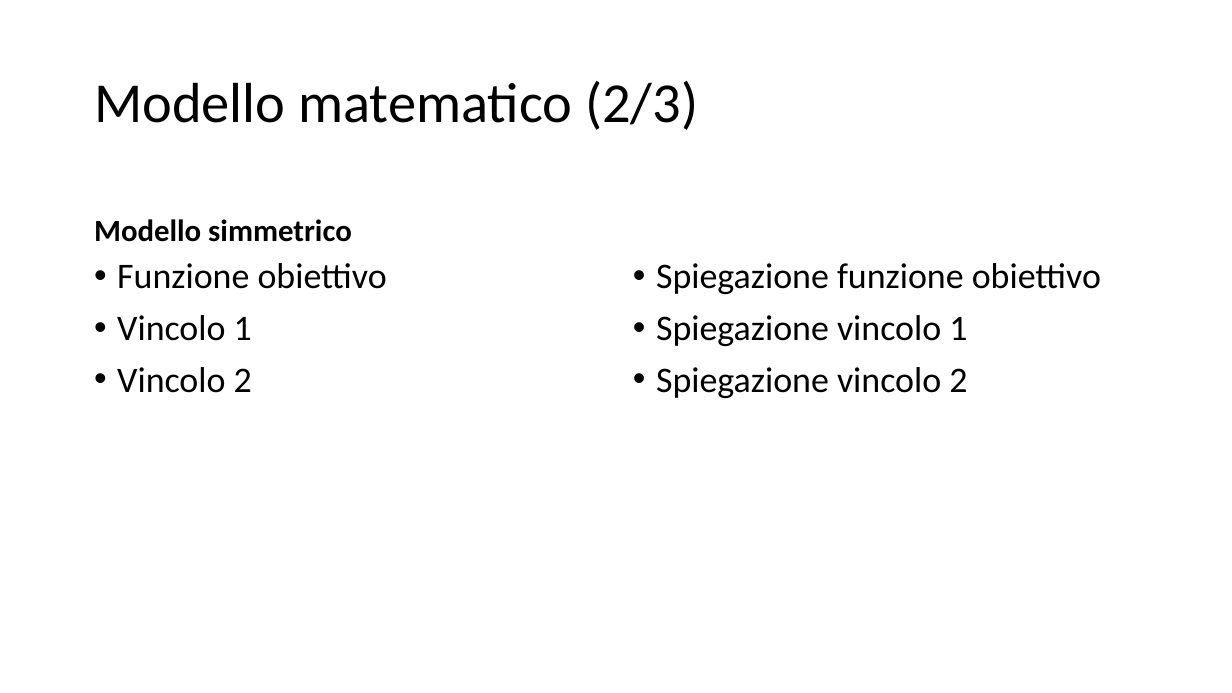
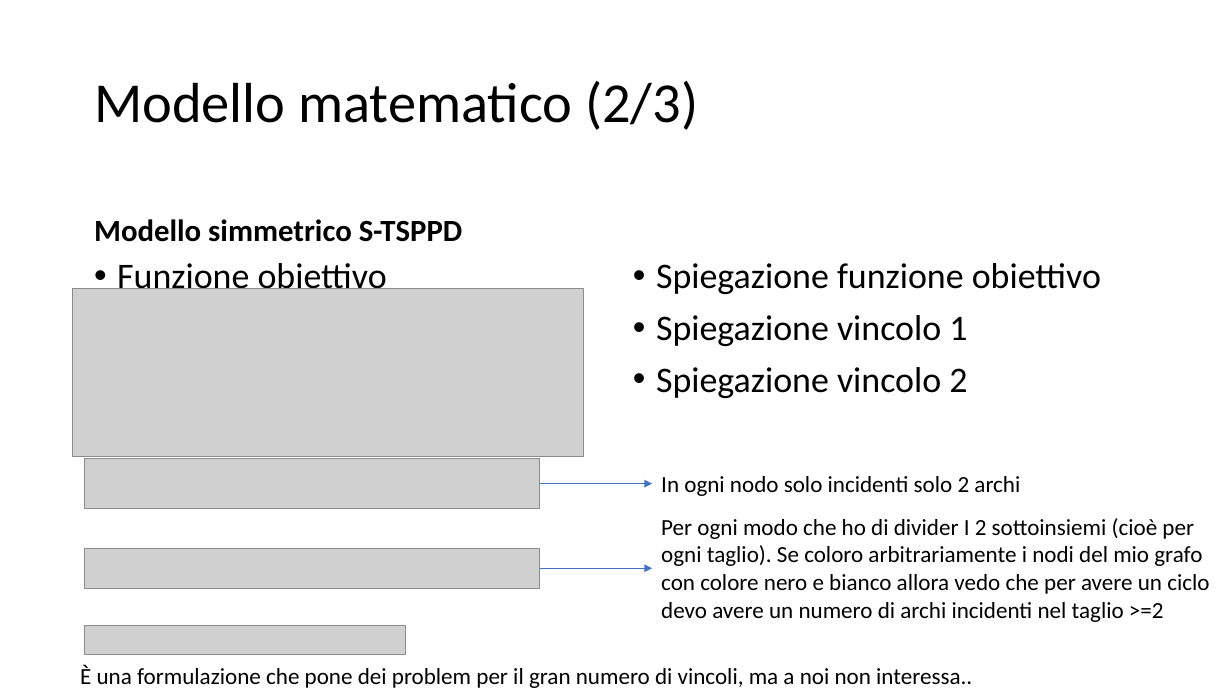
Before and after one commit to michele-vaccari/TSP-con-pick-up-and-delivery, a slide deck: slide 5 of doc/Draft.pptx. Drawn at 1232x693 pixels with LibreOffice and Linux fonts; fonts in the diff are those of the drawing; grey boxes stand for pictures. Boxes give left, top, right and bottom in pixels: in the first picture for what was removed or moved away, otherwise in the second. Text is boxed around its words. In the diff, an @@ line names an element or a change of style, - is before the commit and + after.

```diff
--- a/doc/Draft.pptx
+++ b/doc/Draft.pptx
@@ text at (94, 219, 462, 242): text changed @@
-Modello simmetrico
+Modello simmetrico S-TSPPD
@@ text "Funzione obiettivo" rewrapped from (117, 263, 387, 393) to (117, 263, 967, 393) @@
@@ picture added at (73, 288, 584, 457) @@
@@ picture added at (84, 458, 540, 509) @@
@@ text added at (661, 476, 1020, 496), 18 pt, text #000000 @@
+In ogni nodo solo incidenti solo 2 archi
@@ arrow added from (540, 483) to (653, 483), #4472C4 0.5 pt @@
@@ text added at (661, 518, 1209, 622), 18 pt, text #000000 @@
+Per ogni modo che ho di divider I 2 sottoinsiemi (cioè per ogni taglio). Se coloro arbitrariamente i nodi del mio grafo con colore nero e bianco allora vedo che per avere un ciclo devo avere un numero di archi incidenti nel taglio >=2
@@ picture added at (84, 549, 540, 589) @@
@@ arrow added from (540, 568) to (653, 568), #4472C4 0.5 pt @@
@@ picture added at (84, 626, 405, 654) @@
@@ text added at (80, 664, 972, 688), 18 pt, text #000000 @@
+È una formulazione che pone dei problem per il gran numero di vincoli, ma a noi non interessa..
```
Also in this commit, not shown: 5 other slides changed, 11 slides added, 4 other files.
